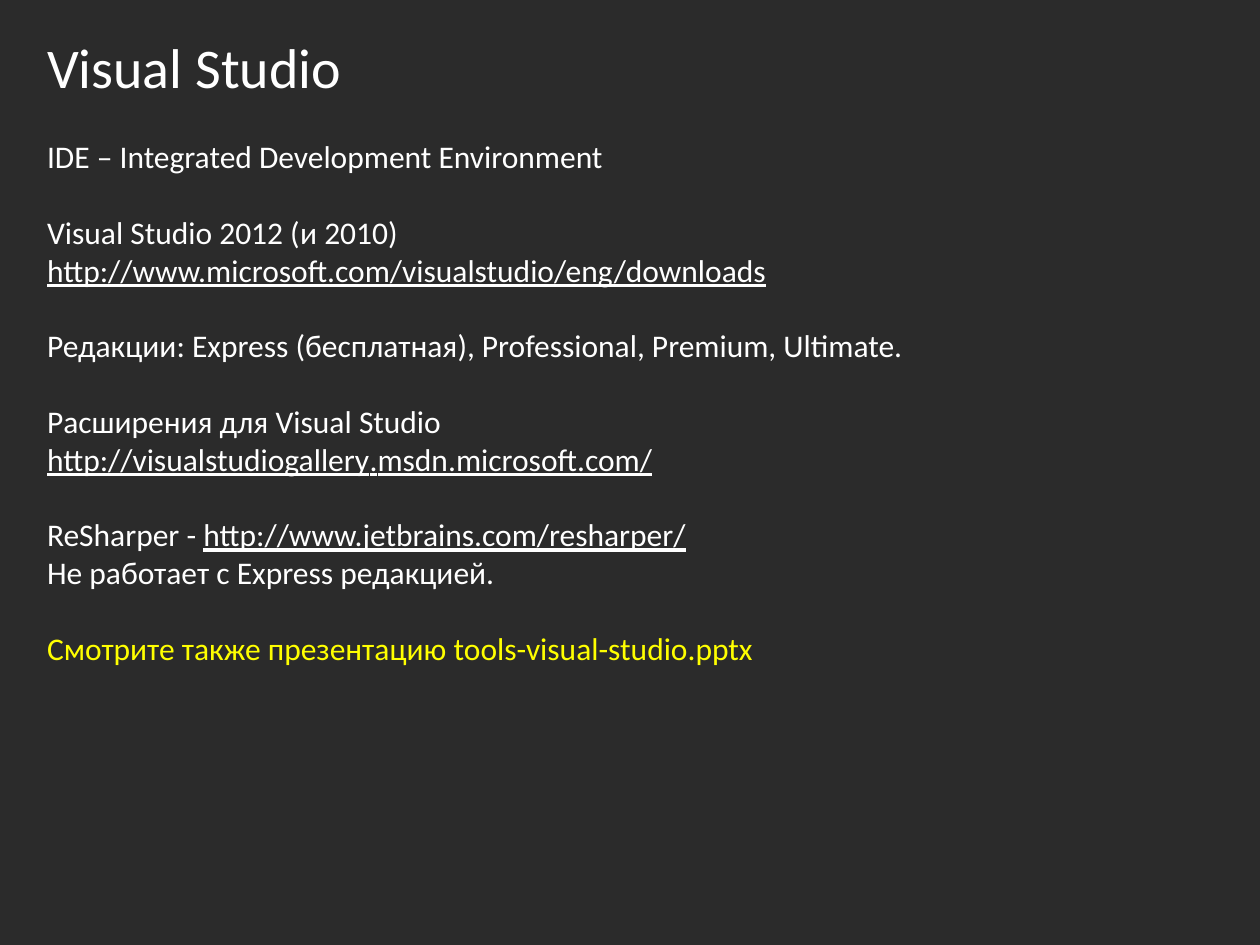
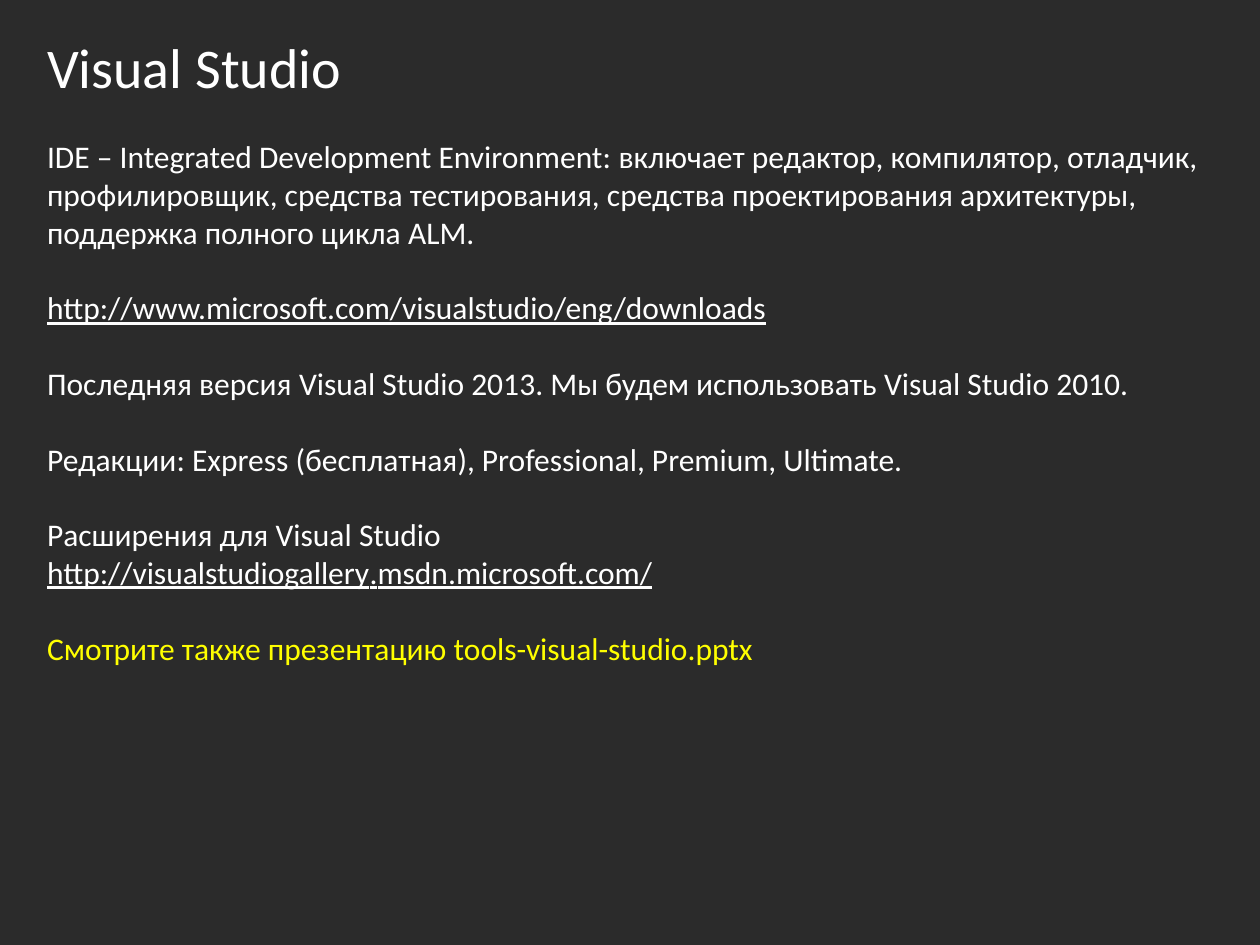
Before and after one commit to bazile/Training, a slide deck: slide 5 of Presentation/lesson-01.pptx. Drawn at 1260x945 pixels with LibreOffice and Linux fonts; fonts in the diff are those of the drawing; background and template pictures are left out; a plain dark background stands for a picture behind light text. Boxes give left, top, right and bottom in pixels: in the first picture for what was removed or moved away, otherwise in the second. Text is boxed around its words. In the diff, an @@ line names an element or a change of style, - is before the commit and + after.

```diff
--- a/Presentation/lesson-01.pptx
+++ b/Presentation/lesson-01.pptx
@@ text at bbox=[47, 146, 1197, 400]: text changed @@
-IDE – Integrated Development Environment
-Visual Studio 2012 (и 2010)
-http://www.microsoft.com/visualstudio/eng/downloads
+IDE – Integrated Development Environment: включает редактор, компилятор, отладчик, профилировщик, средства тестирования, средства проектирования архитектуры, поддержка полного цикла ALM.
+http://www.microsoft.com/visualstudio/eng/downloads
+Последняя версия Visual Studio 2013. Мы будем использовать Visual Studio 2010.
@@ text at bbox=[47, 524, 685, 589]: paragraphs removed @@
-ReSharper - http://www.jetbrains.com/resharper/
-Не работает с Express редакцией.
```
Also in this commit, not shown: 1 other file.
